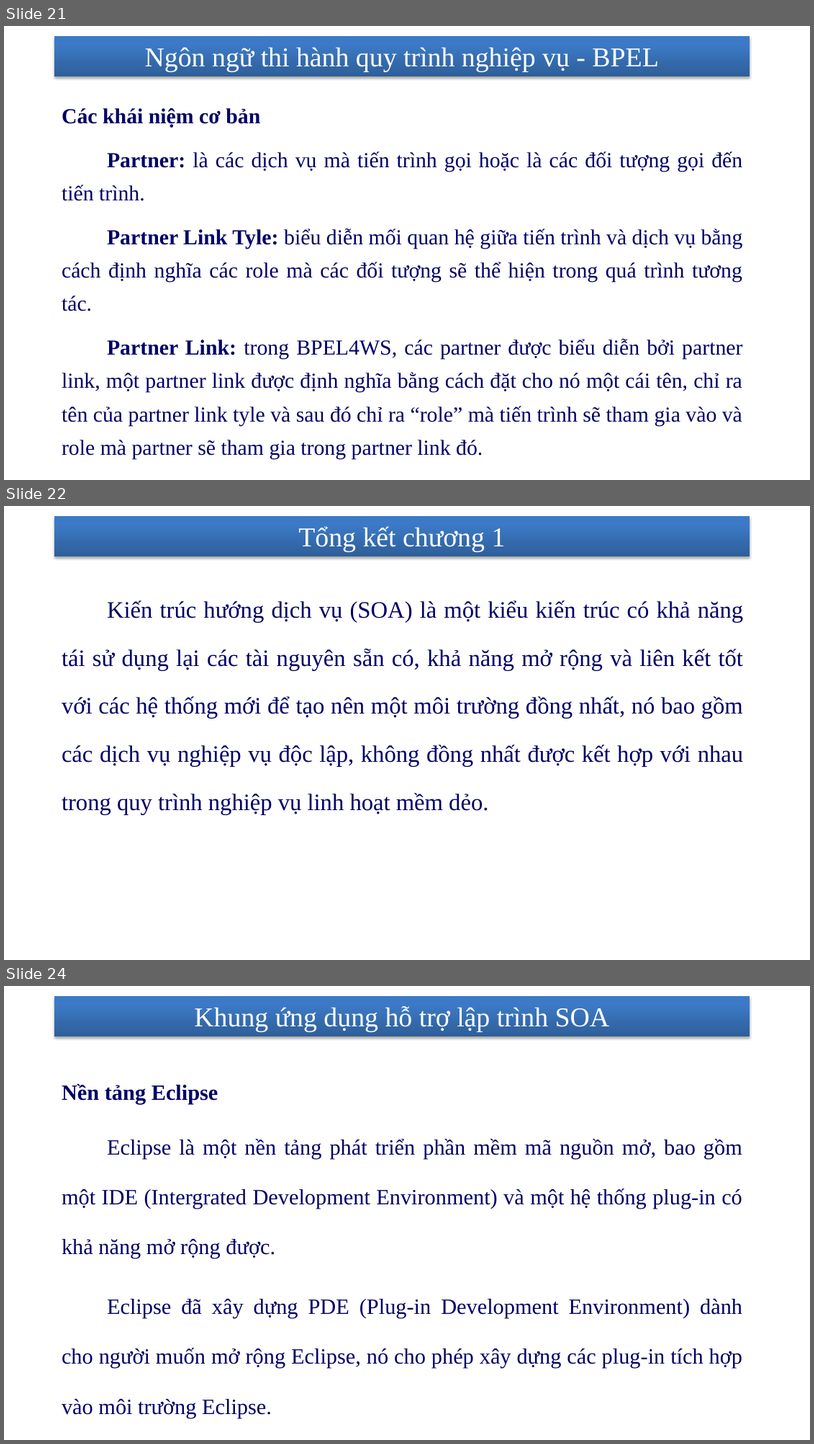
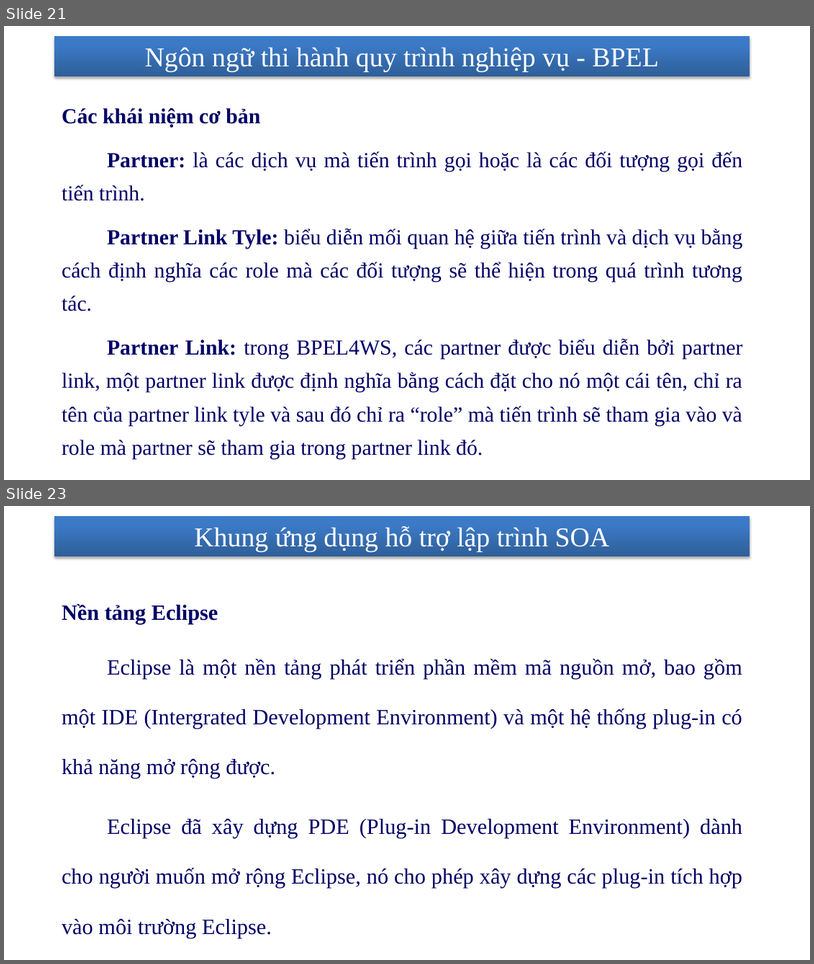
Before and after one commit to nhanhnt/LUANVAN, a slide deck: WORD/luanvan_nhanhnt_ver5.pptx. Shown one above the other, each under a label of ours: slides 21, 22 and 24 before the commit, slides 21 and 23 after it; the slides between them are not shown. The pictures are 814x1444 and 814x964 pixels, drawn with LibreOffice and Linux fonts; fonts in the diff are those of the drawing; background and template pictures are left out. Boxes give left, top, right and bottom in pixels: in the first picture for what was removed or moved away, otherwise in the second. Text is boxed around its words. In the diff, an @@ line names an element or a change of style, - is before the commit and + after.

```diff
--- a/WORD/luanvan_nhanhnt_ver5.pptx
+++ b/WORD/luanvan_nhanhnt_ver5.pptx
@@ slide 22 removed at [4,506,810,960], background picture (left out); not listed: 1 template element that a slide beside it also shows @@
@@ title removed at [298,526,506,552] @@
-Tổng kết chương 1
@@ text removed at [62,600,743,814] @@
-    Kiến trúc hướng dịch vụ (SOA) là một kiểu kiến trúc có khả năng tái sử dụng lại các tài nguyên sẵn có, khả năng mở rộng và liên kết tốt với các hệ thống mới để tạo nên một môi trường đồng nhất, nó bao gồm các dịch vụ nghiệp vụ độc lập, không đồng nhất được kết hợp với nhau trong quy trình nghiệp vụ linh hoạt mềm dẻo.
@@ page number removed at [553,928,741,952] @@
-22
@@ what was slide 24 is now slide 23 @@
```
Also in this commit, not shown: 3 slides changed, 1 other slide removed, 2 other files.
